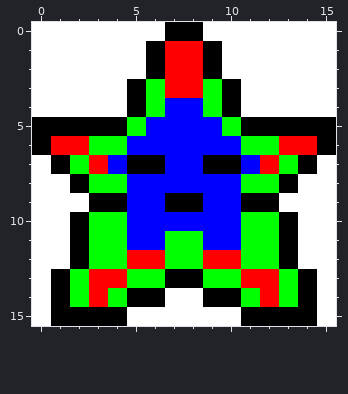
One commit to this pixel-art sprite: assets/images/star.png. The first picture shows the starting point.
The file is 16x16 pixels.
New version:
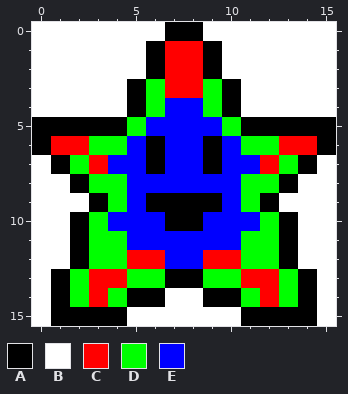
Palette (. is transparent): A #000000  B #ffffff  C #ff0000  D #00ff00  E #0000ff
What changed:
Changed rows in their new state; - is an unchanged pixel.
first column x 4:
 6 --A--A--
 7 -E----E-
 9 D-A--A-D
10 E--AA--E
11 ---EE---
12 ---EE---
